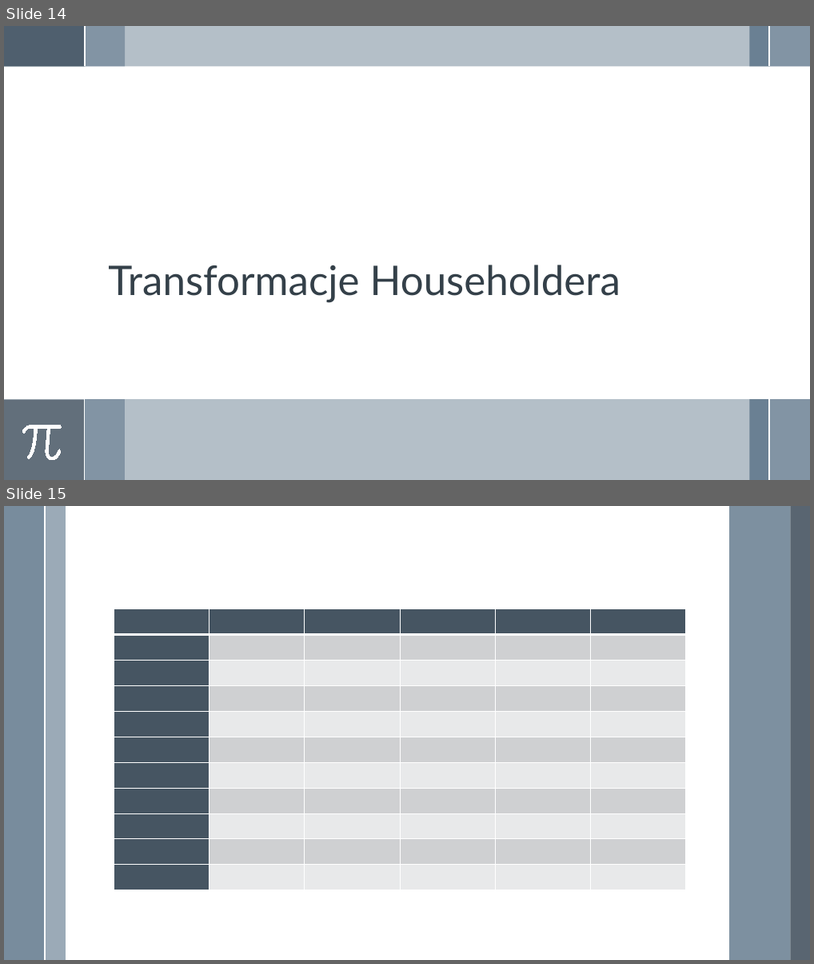
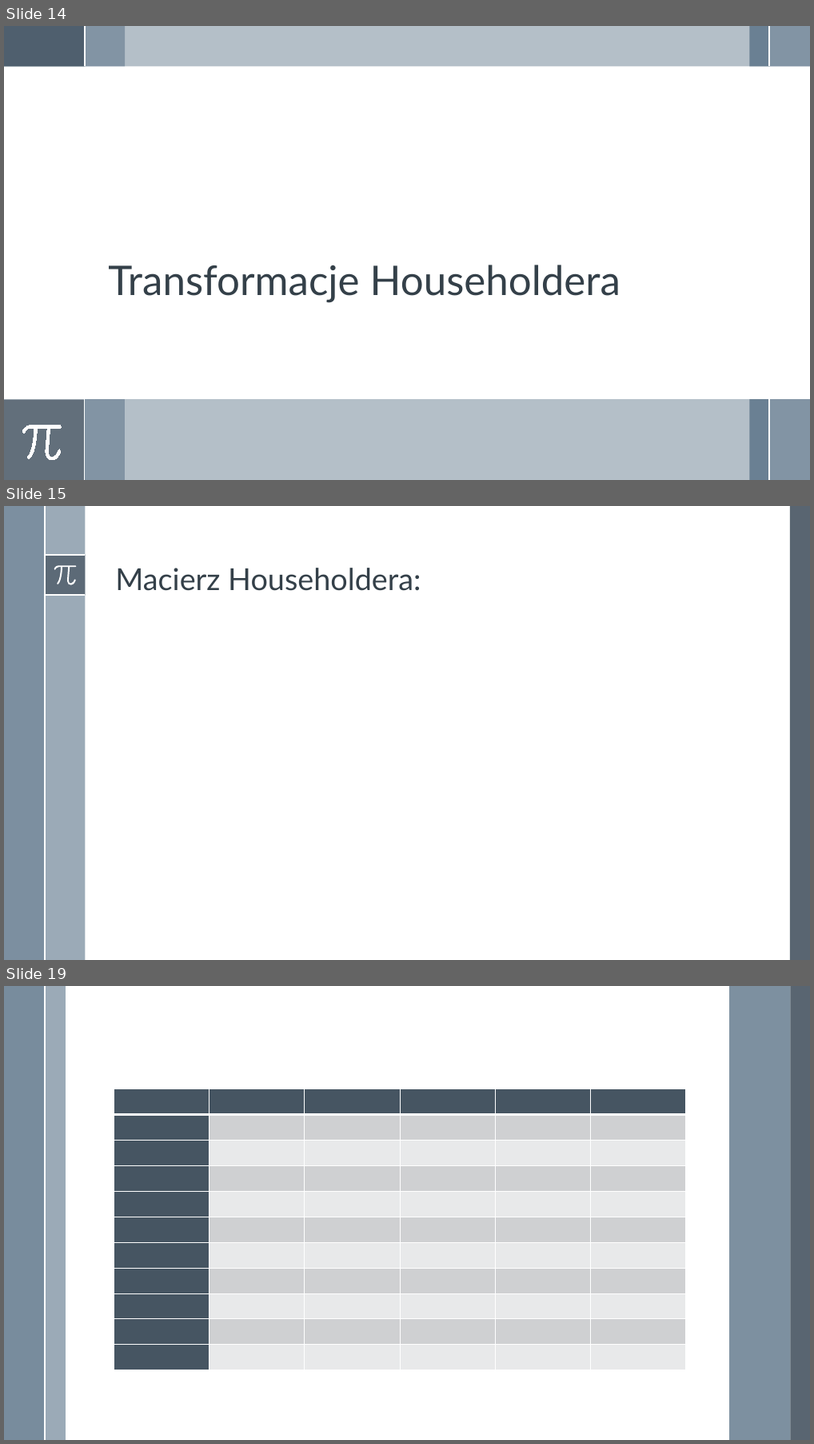
Before and after one commit to adamgracikowski/Numerical-Methods, a slide deck: Project2/Presentation/P2Z20_AGR.pptx. Shown one above the other, each under a label of ours: slides 14 and 15 before the commit, slides 14, 15 and 19 after it; the slides between them are not shown. The pictures are 814x964 and 814x1444 pixels, drawn with LibreOffice and Linux fonts; fonts in the diff are those of the drawing; grey boxes stand for pictures. Boxes give left, top, right and bottom in pixels: in the first picture for what was removed or moved away, otherwise in the second. Text is boxed around its words. In the diff, an @@ line names an element or a change of style, - is before the commit and + after.

Commit message:
add householder's reflections section in project2

```diff
--- a/Project2/Presentation/P2Z20_AGR.pptx
+++ b/Project2/Presentation/P2Z20_AGR.pptx
@@ slide 15 added at box(4, 506, 810, 960), background #FFFFFF; not listed: 1 template element that a slide beside it also shows @@
@@ rectangle added at box(4, 506, 45, 960), fill #6A8093 at 88% opacity @@
@@ rectangle added at box(45, 506, 85, 960), fill #9BAAB7 @@
@@ rectangle added at box(790, 506, 810, 960), fill #475562 at 90% opacity @@
@@ rectangle added at box(45, 555, 85, 596), fill #475562 at 75% opacity @@
@@ line added from (45, 555) to (85, 555), #FFFFFF 1.5 pt @@
@@ freeform shape added at box(54, 565, 77, 584), fill #FFFFFF @@
@@ title added at box(115, 568, 421, 591), 36 pt, text #35404A @@
+Macierz Householdera:
@@ line added from (45, 595) to (85, 595), #FFFFFF 1.5 pt @@
@@ what was slide 15 is now slide 19 @@
```
Also in this commit, not shown: 3 other slides added.
